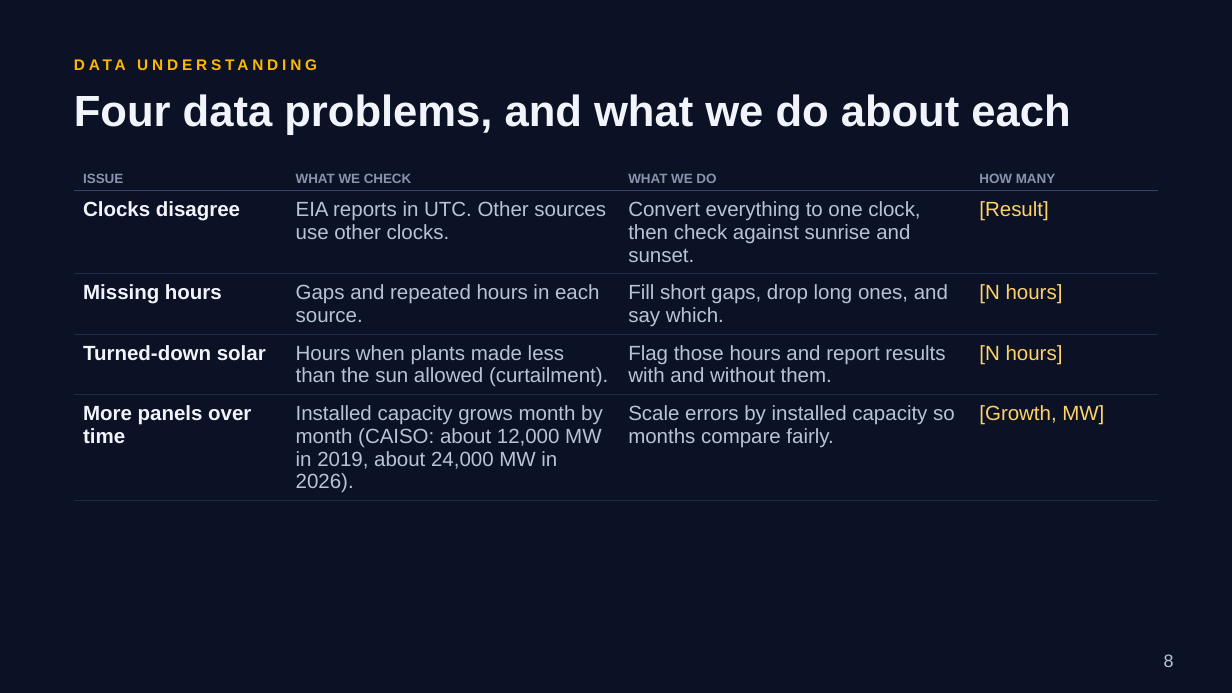
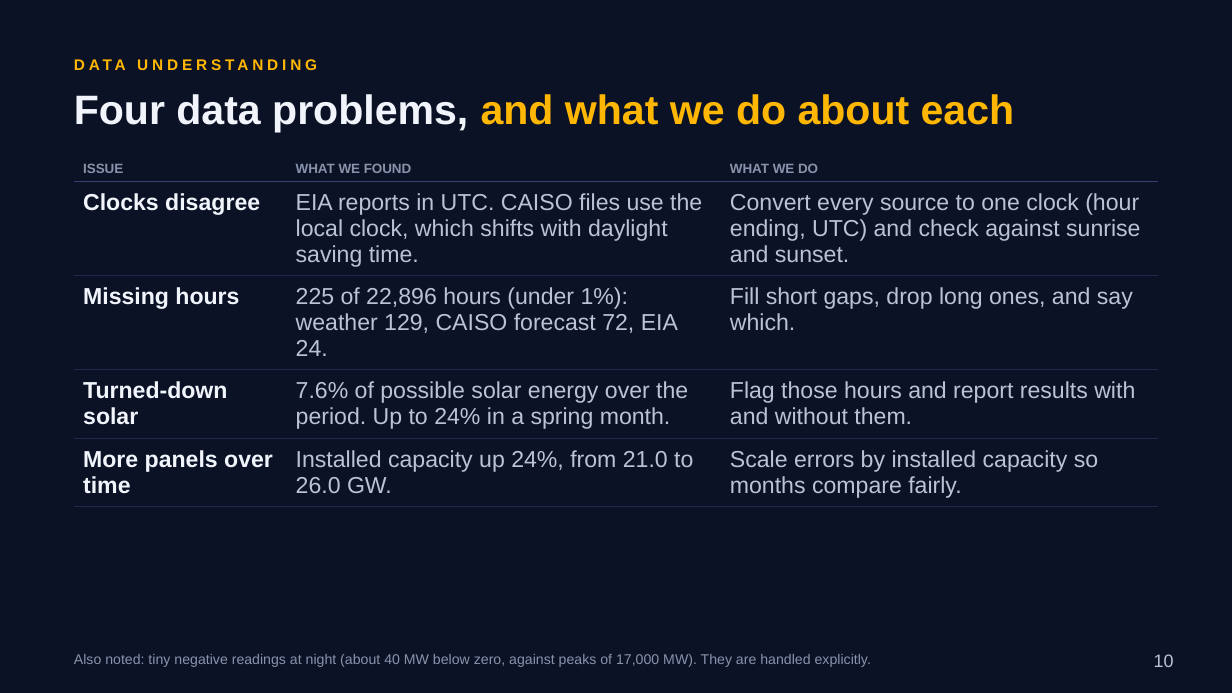
Before and after one commit to RaulSolaNavarro/caiso-solar-forecast, a slide deck: slide 10 of deck/capstone2/Capstone2_Deck.pptx (slide 8 before the commit). Drawn at 1232x693 pixels with LibreOffice and Linux fonts; fonts in the diff are those of the drawing. Boxes give left, top, right and bottom in pixels: in the first picture for what was removed or moved away, otherwise in the second. Text is boxed around its words. In the diff, an @@ line names an element or a change of style, - is before the commit and + after.

```diff
--- a/deck/capstone2/Capstone2_Deck.pptx
+++ b/deck/capstone2/Capstone2_Deck.pptx
@@ text "Four data problems, and what ..." at box(74, 94, 1015, 132): size 34 to 32 pt; text colour #F1F4FB to #FFB703 in "and what we do about each" @@
@@ table at box(74, 157, 1158, 502) @@
-column 2: WHAT WE CHECK | EIA reports in UTC. Other sources use other clocks. | Gaps and repeated hours in each source. | Hours when plants made less than the sun allowed (curtailment). | Installed capacity grows month by month (CAISO: about 12,000 MW in 2019, about 24,000 MW in 2026).
-column 3: WHAT WE DO | Convert everything to one clock, then check against sunrise and sunset. | Fill short gaps, drop long ones, and say which. | Flag those hours and report results with and without them. | Scale errors by installed capacity so months compare fairly.
-column 4: HOW MANY | [Result] | [N hours] | [N hours] | [Growth, MW]
+column 2: WHAT WE FOUND | EIA reports in UTC. CAISO files use the local clock, which shifts with daylight saving time. | 225 of 22,896 hours (under 1%): weather 129, CAISO forecast 72, EIA 24. | 7.6% of possible solar energy over the period. Up to 24% in a spring month. | Installed capacity up 24%, from 21.0 to 26.0 GW.
+column 3: WHAT WE DO | Convert every source to one clock (hour ending, UTC) and check against sunrise and sunset. | Fill short gaps, drop long ones, and say which. | Flag those hours and report results with and without them. | Scale errors by installed capacity so months compare fairly.
@@ table: place and size @@
-table at box(74, 166, 1158, 497)
+table at box(74, 157, 1158, 502)
@@ text added at box(74, 654, 871, 667), 11 pt, text #8893AB @@
+Also noted: tiny negative readings at night (about 40 MW below zero, against peaks of 17,000 MW). They are handled explicitly.
@@ page number at box(1154, 654, 1174, 667): text changed @@
-8
+10
```
Also in this commit, not shown: 14 other slides changed, 4 slides added, 1 slide removed, 6 other files.
